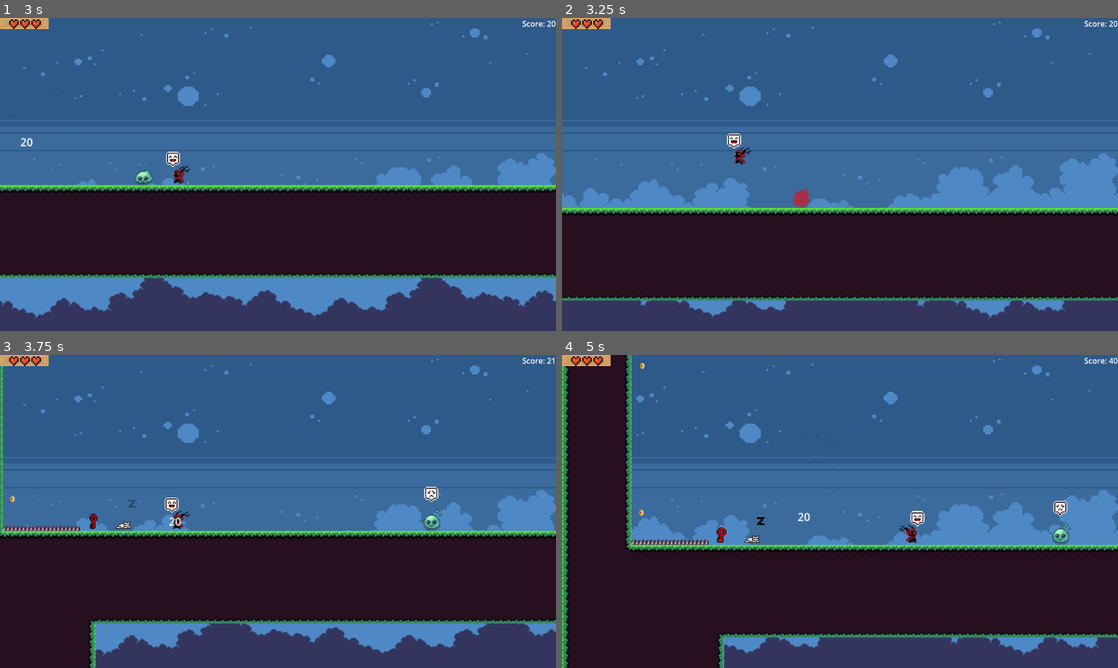
Above: before the commit, frames 1-4 (two rows, left to right).
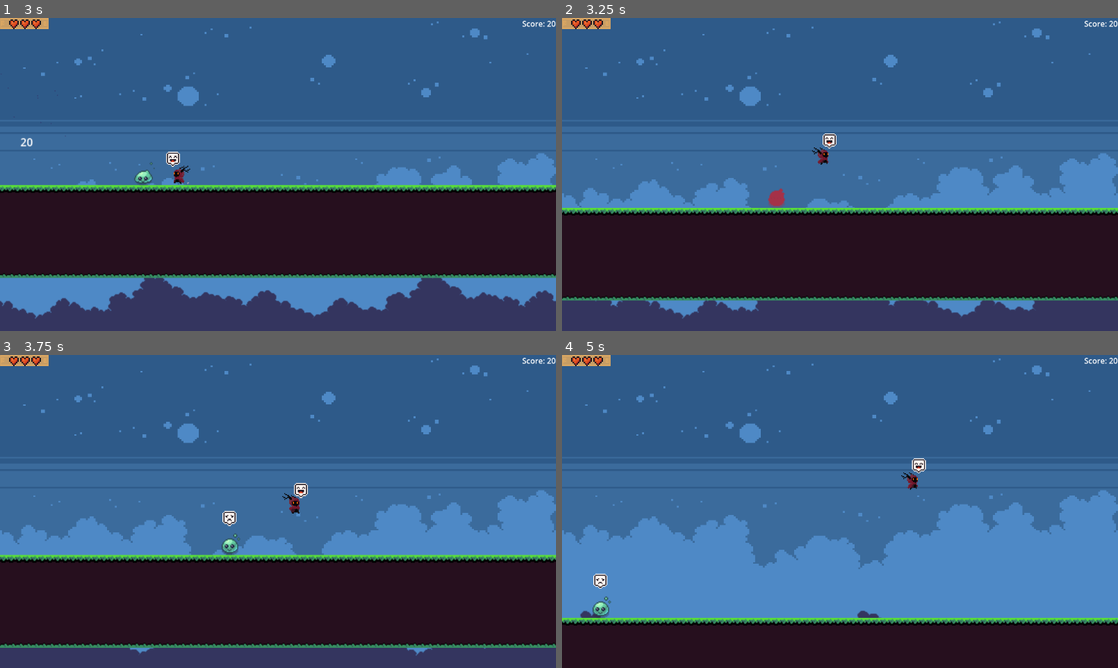
Above: after the commit, the same moments.

Repository: ag-pacier/Serif_Platformer
Game: Godot game, scene res://LevelStuff/Devlevel/devLevel.tscn
Two runs of this game, one before a commit and one after it. Both use one fixed random seed, a clock stepped at 60 frames per second and the inputs below. Sound files missing from this copy of the repository are replaced by a short silence.
Inputs:
- Up to frame 1 (3 s): tap Enter (return_but) at 0.5, 1.35, 2.85 s; hold Right (right) 0.53-2.03 s; tap F (action) at 0.6, 2.1 s; tap Space (jump) at 0.77, 1.52 s; hold Left (left) from 2.03 s (still down)
- Up to frame 2 (3.25 s): keep holding Left (left); tap Space (jump) at 3.02 s
- Up to frame 3 (3.75 s): keep holding Left (left); tap F (action) at 3.6 s
- Up to frame 4 (5 s): tap Space (jump) at 3.77, 4.52 s; release Left (left) at 4.28 s; hold Right (right) from 4.28 s (still down); tap Enter (return_but) at 4.35 s

Frame 1 is identical in both runs. In frame 2, 3.6% of the frame differs, in the area x 0-100%, y 36-96%; in frame 3, 20%; in frame 4, 42%, in the area x 0-100%, y 0-100%.

Commit message:
Make baddies bounce satrio
this prevents the tap dance of DOOM

Diff:
--- a/Sprites/Baddies/baddie_base.gd
+++ b/Sprites/Baddies/baddie_base.gd
@@ -262,7 +262,7 @@
 func _on_hit_box_body_entered(body: Node2D) -> void:
 	var hit_angle = body.get_angle_to(position)
 	if hit_angle > 0.8 and hit_angle < 2.5 and body.is_in_group("MainC"):
-		body.bounce_me(false)
+		body.bounce_me(true)
 		if $InjuryTimer.is_stopped():
 			aggro = false
 			if current_health <= 1:
